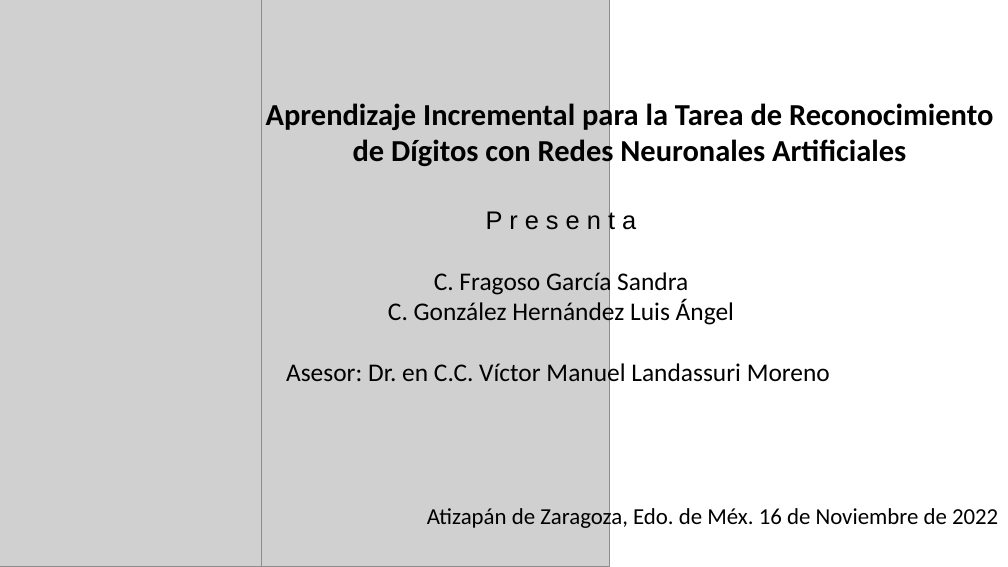
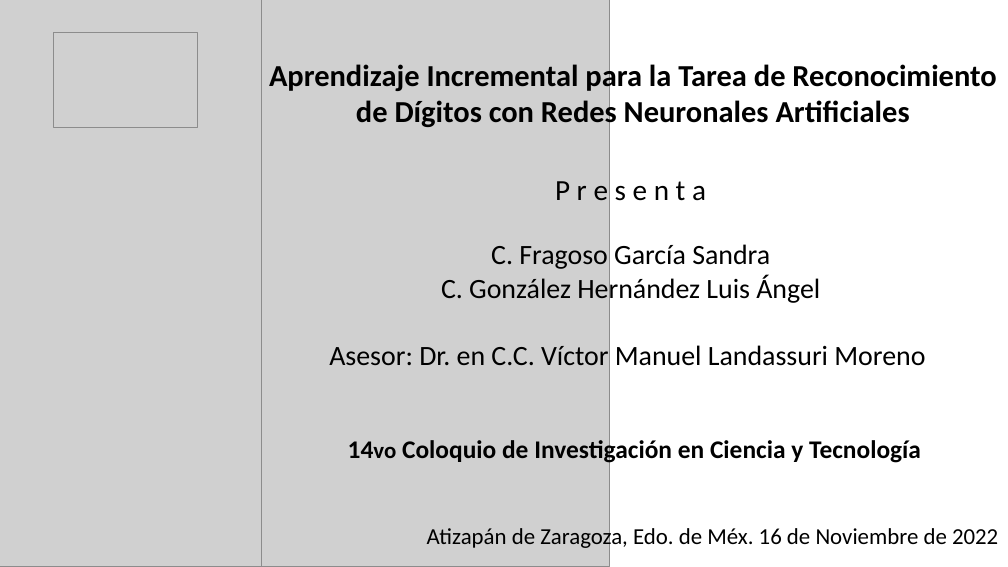
Before and after one commit to Computer-Cluster/Incremental-Learning, a slide deck: slide 1 of Aprendizaje incremental para la tarea de reconocimiento.pptx. Drawn at 1008x567 pixels with LibreOffice and Linux fonts; fonts in the diff are those of the drawing; grey boxes stand for pictures. Boxes give left, top, right and bottom in pixels: in the first picture for what was removed or moved away, otherwise in the second. Text is boxed around its words. In the diff, an @@ line names an element or a change of style, - is before the commit and + after.

```diff
--- a/Aprendizaje incremental para la tarea de reconocimiento.pptx
+++ b/Aprendizaje incremental para la tarea de reconocimiento.pptx
@@ picture added at box(54, 33, 198, 128) @@
@@ text at box(269, 60, 996, 130): text changed @@
-Aprendizaje Incremental para la Tarea de Reconocimiento
-de Dígitos con Redes Neuronales Artificiales
+Aprendizaje Incremental para la Tarea de Reconocimiento de Dígitos con Redes Neuronales Artificiales
@@ text "P r e s e ...": place and size @@
-text "P r e s e ..." at box(286, 208, 830, 388)
+text "P r e s e ..." at box(329, 181, 925, 366)
@@ text "P r e s e ..." at box(329, 181, 925, 366): size 20 to 23 pt, font Arial to Calibri in "P r e s e n t ..."; size 20 to 22 pt @@
@@ text added at box(402, 437, 921, 464), 20 pt, text #000000, bold @@
+14vo Coloquio de Investigación en Ciencia y Tecnología
@@ text "Atizapán de Zaragoza, Edo. de ...": place and size @@
-text "Atizapán de Zaragoza, Edo. de ..." at box(427, 504, 998, 530)
+text "Atizapán de Zaragoza, Edo. de ..." at box(427, 525, 998, 551)
@@ text "Atizapán de Zaragoza, Edo. de ..." at box(427, 525, 998, 551): line spacing 1 to 0.9 @@
```
Also in this commit, not shown: 12 other slides changed, 2 slides added, 1 slide removed.
